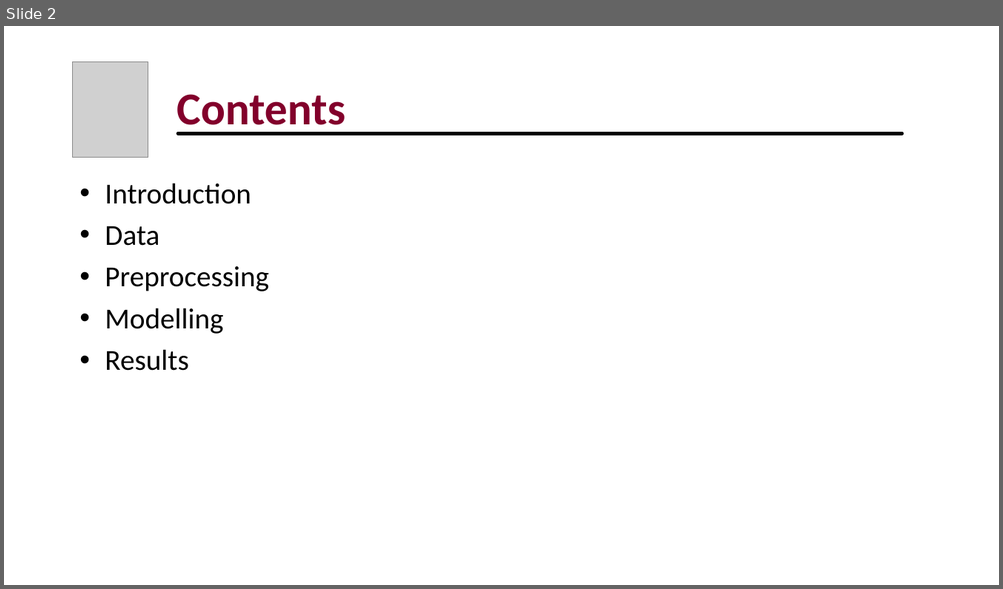
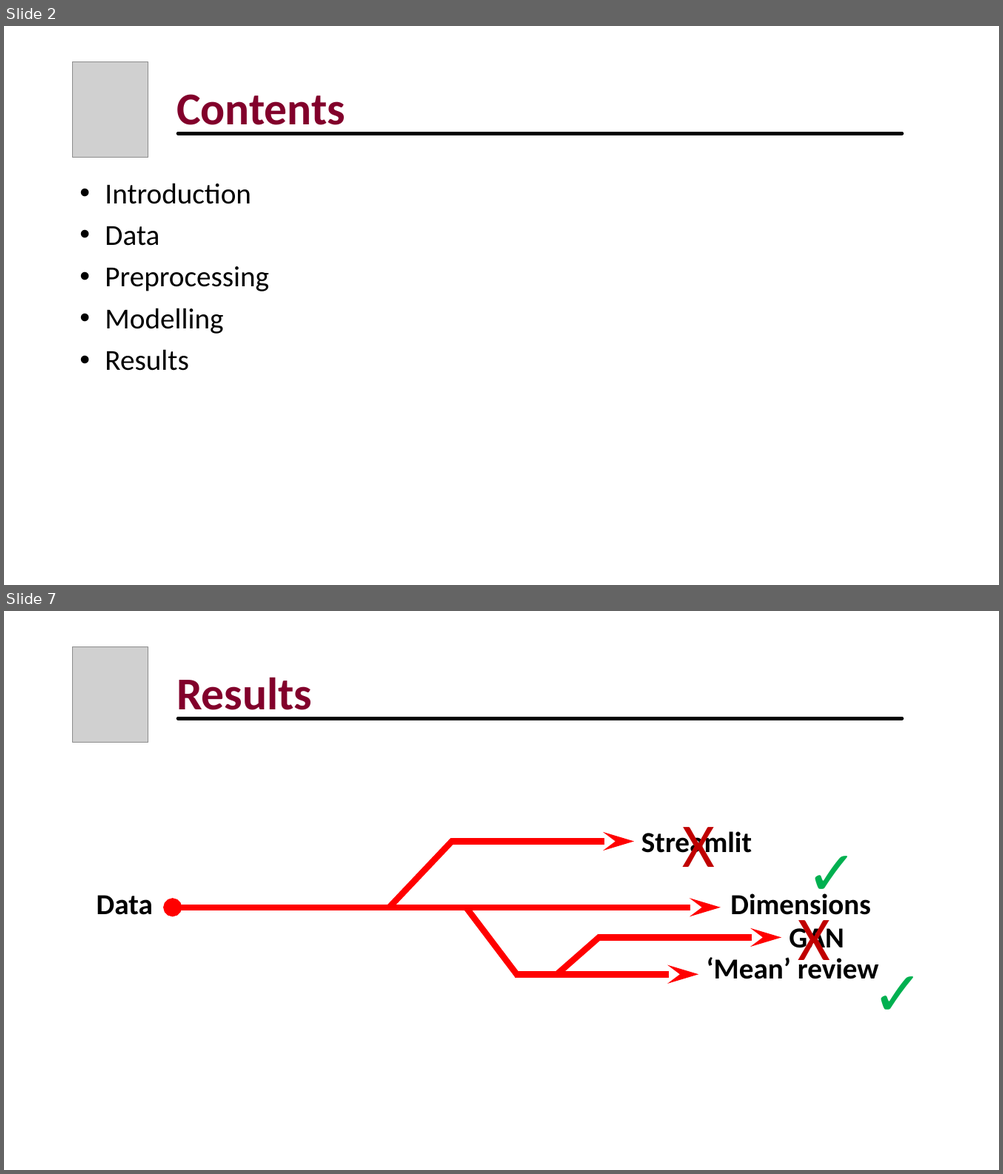
Before and after one commit to jomadata/capstone, a slide deck: Capstone_presentation.pptx. Shown one above the other, each under a label of ours: slide 2 before the commit, slides 2 and 7 after it; the slides between them are not shown. The pictures are 1003x589 and 1003x1174 pixels, drawn with LibreOffice and Linux fonts; fonts in the diff are those of the drawing; grey boxes stand for pictures. Boxes give left, top, right and bottom in pixels: in the first picture for what was removed or moved away, otherwise in the second. Text is boxed around its words. In the diff, an @@ line names an element or a change of style, - is before the commit and + after.

```diff
--- a/Capstone_presentation.pptx
+++ b/Capstone_presentation.pptx
@@ slide 7 added at (4, 611, 999, 1170), background #FFFFFF @@
@@ picture added at (73, 647, 149, 743) @@
@@ title added at (176, 677, 312, 721), 44 pt, text #82002B, bold @@
+Results
@@ line added from (178, 718) to (902, 718), #000000 3.5 pt @@
@@ text added at (641, 828, 751, 860), 28 pt, text #000000, bold @@
+Streamlit
@@ text added at (683, 827, 715, 867), 60 pt, text #C00000 @@
+X
@@ text added at (799, 829, 858, 912), 60 pt, text #00B050 @@
+✓
@@ line added from (389, 908) to (452, 841), #FF0000 6 pt @@
@@ arrow added from (450, 842) to (634, 842), #FF0000 6 pt @@
@@ text added at (96, 895, 153, 915), 28 pt, text #000000, bold @@
+Data
@@ text added at (730, 894, 871, 922), 28 pt, text #000000, bold @@
+Dimensions
@@ double arrow added from (173, 908) to (720, 908), #FF0000 6 pt @@
@@ line added from (466, 908) to (518, 976), #FF0000 6 pt @@
@@ text added at (798, 909, 831, 975), 60 pt, text #C00000 @@
+X
@@ line added from (555, 976) to (600, 937), #FF0000 6 pt @@
@@ arrow added from (598, 938) to (782, 938), #FF0000 6 pt @@
@@ text added at (788, 923, 843, 955), 28 pt, text #000000, bold @@
+GAN
@@ text added at (706, 954, 879, 980), 28 pt, text #000000, bold @@
+‘Mean’ review
@@ text added at (865, 950, 925, 1033), 60 pt, text #00B050 @@
+✓
@@ arrow added from (515, 974) to (699, 974), #FF0000 6 pt @@
```
Also in this commit, not shown: 2 slides changed, 8 other slides added, 5 slides removed, 2 other files.
